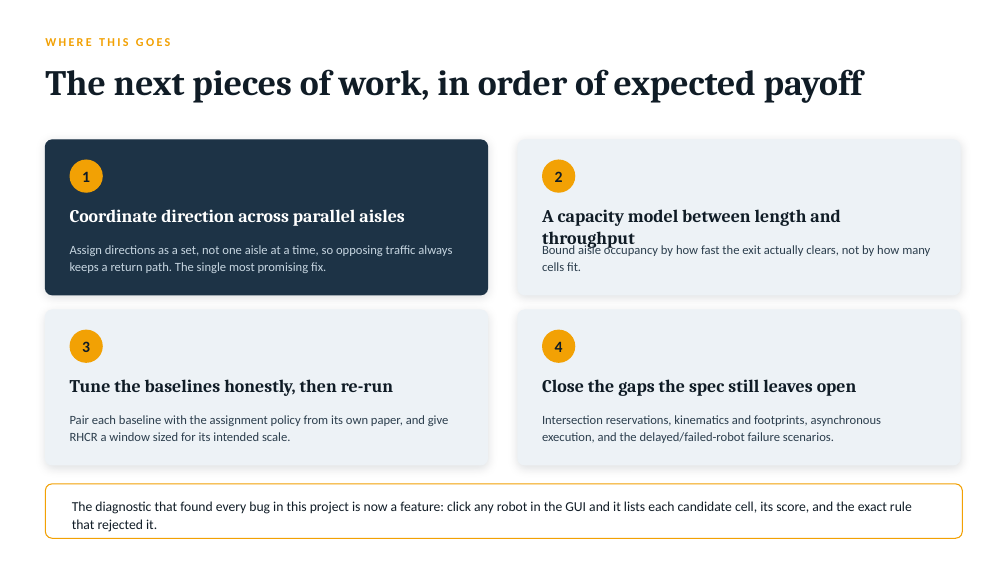
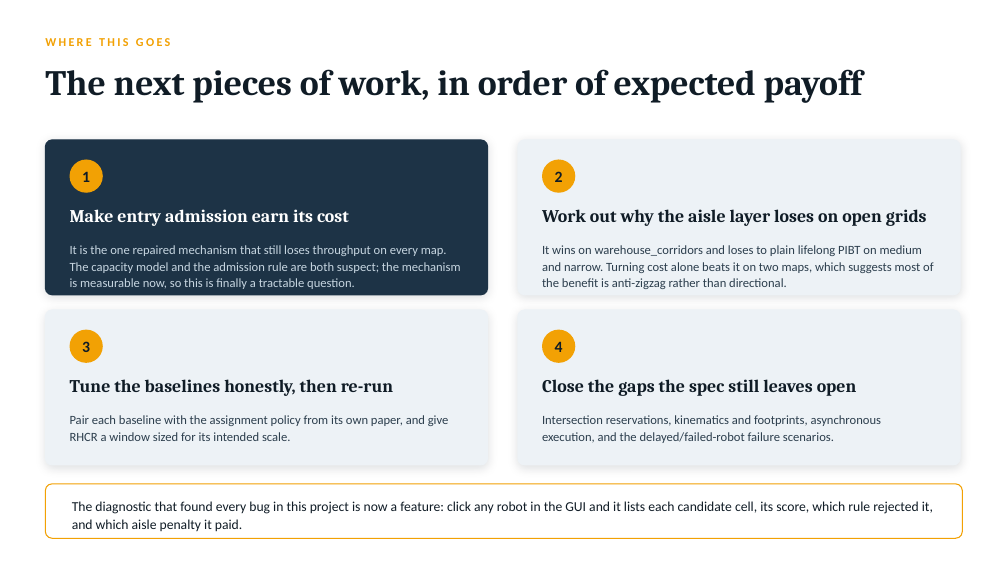
Before and after one commit to sinayanaik/aisleflow, a slide deck: slide 19 of docs/aisleflow-mapf-presentation.pptx. Drawn at 1008x567 pixels with LibreOffice and Linux fonts; fonts in the diff are those of the drawing. Boxes give left, top, right and bottom in pixels: in the first picture for what was removed or moved away, otherwise in the second. Text is boxed around its words. In the diff, an @@ line names an element or a change of style, - is before the commit and + after.

```diff
--- a/docs/aisleflow-mapf-presentation.pptx
+++ b/docs/aisleflow-mapf-presentation.pptx
@@ text at (70, 209, 349, 226): text changed @@
-Coordinate direction across parallel aisles
+Make entry admission earn its cost
@@ text at (542, 209, 927, 226): text changed @@
-A capacity model between length and throughput
+Work out why the aisle layer loses on open grids
@@ text at (70, 245, 461, 289): text changed @@
-Assign directions as a set, not one aisle at a time, so opposing traffic always keeps a return path. The single most promising fix.
+It is the one repaired mechanism that still loses throughput on every map. The capacity model and the admission rule are both suspect; the mechanism is measurable now, so this is finally a tractable question.
@@ text at (542, 245, 933, 289): text changed @@
-Bound aisle occupancy by how fast the exit actually clears, not by how many cells fit.
+It wins on warehouse_corridors and loses to plain lifelong PIBT on medium and narrow. Turning cost alone beats it on two maps, which suggests most of the benefit is anti-zigzag rather than directional.
@@ text at (72, 501, 933, 532): text changed @@
-The diagnostic that found every bug in this project is now a feature: click any robot in the GUI and it lists each candidate cell, its score, and the exact rule that rejected it.
+The diagnostic that found every bug in this project is now a feature: click any robot in the GUI and it lists each candidate cell, its score, which rule rejected it, and which aisle penalty it paid.
```
Also in this commit, not shown: 12 other slides changed.
